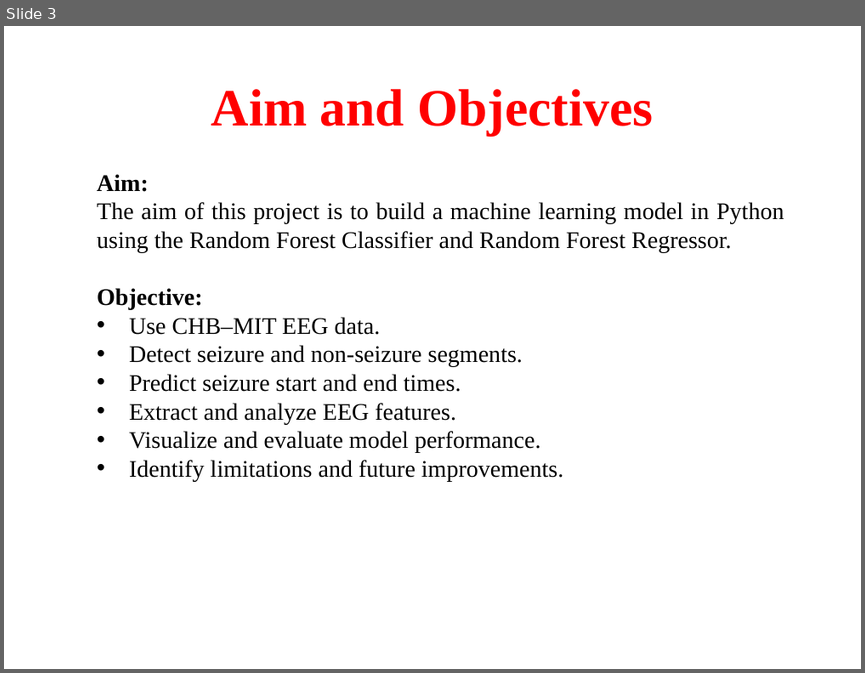
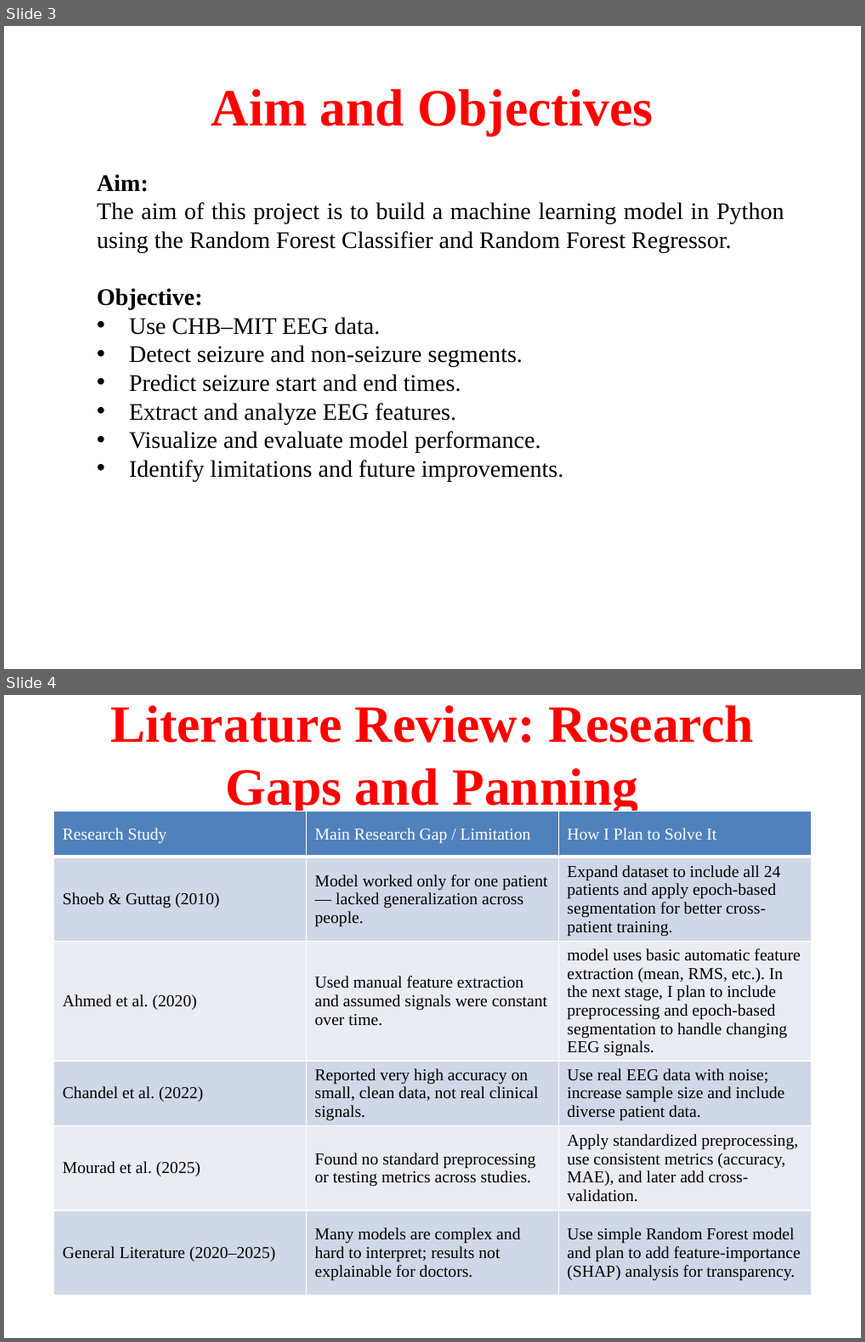
Before and after one commit to ProjectHem/Engineering_Project, a slide deck: Documents/Oral Presentation/oralPresentation_22106178.pptx. Shown one above the other, each under a label of ours: slide 3 before the commit, slides 3 and 4 after it. The pictures are 865x673 and 865x1342 pixels, drawn with LibreOffice and Linux fonts; fonts in the diff are those of the drawing. Boxes give left, top, right and bottom in pixels: in the first picture for what was removed or moved away, otherwise in the second. Text is boxed around its words. In the diff, an @@ line names an element or a change of style, - is before the commit and + after.

Commit message:
research gap added

```diff
--- a/Documents/Oral Presentation/oralPresentation_22106178.pptx
+++ b/Documents/Oral Presentation/oralPresentation_22106178.pptx
@@ slide 4 added at (4, 695, 861, 1338), background #FFFFFF @@
@@ title added at (110, 705, 754, 815), 44 pt, text #FF0000, bold @@
+Literature Review: Research Gaps and Panning
@@ table added at (53, 811, 810, 1316), 6 rows, 3 columns @@
+Research Study | Main Research Gap / Limitation | How I Plan to Solve It
+Shoeb & Guttag (2010) | Model worked only for one patient — lacked generalization across people. | Expand dataset to include all 24 patients and apply epoch-based segmentation for better cross-patient training.
+Ahmed et al. (2020) | Used manual feature extraction and assumed signals were constant over time. | model uses basic automatic feature extraction (mean, RMS, etc.). In the next stage, I plan to include preprocessing and epoch-based segmentation to handle changing EEG signals.
+Chandel et al. (2022) | Reported very high accuracy on small, clean data, not real clinical signals. | Use real EEG data with noise; increase sample size and include diverse patient data.
+Mourad et al. (2025) | Found no standard preprocessing or testing metrics across studies. | Apply standardized preprocessing, use consistent metrics (accuracy, MAE), and later add cross-validation.
+General Literature (2020–2025) | Many models are complex and hard to interpret; results not explainable for doctors. | Use simple Random Forest model and plan to add feature-importance (SHAP) analysis for transparency.
```
Also in this commit, not shown: 1 slide changed, 2 slides removed.
